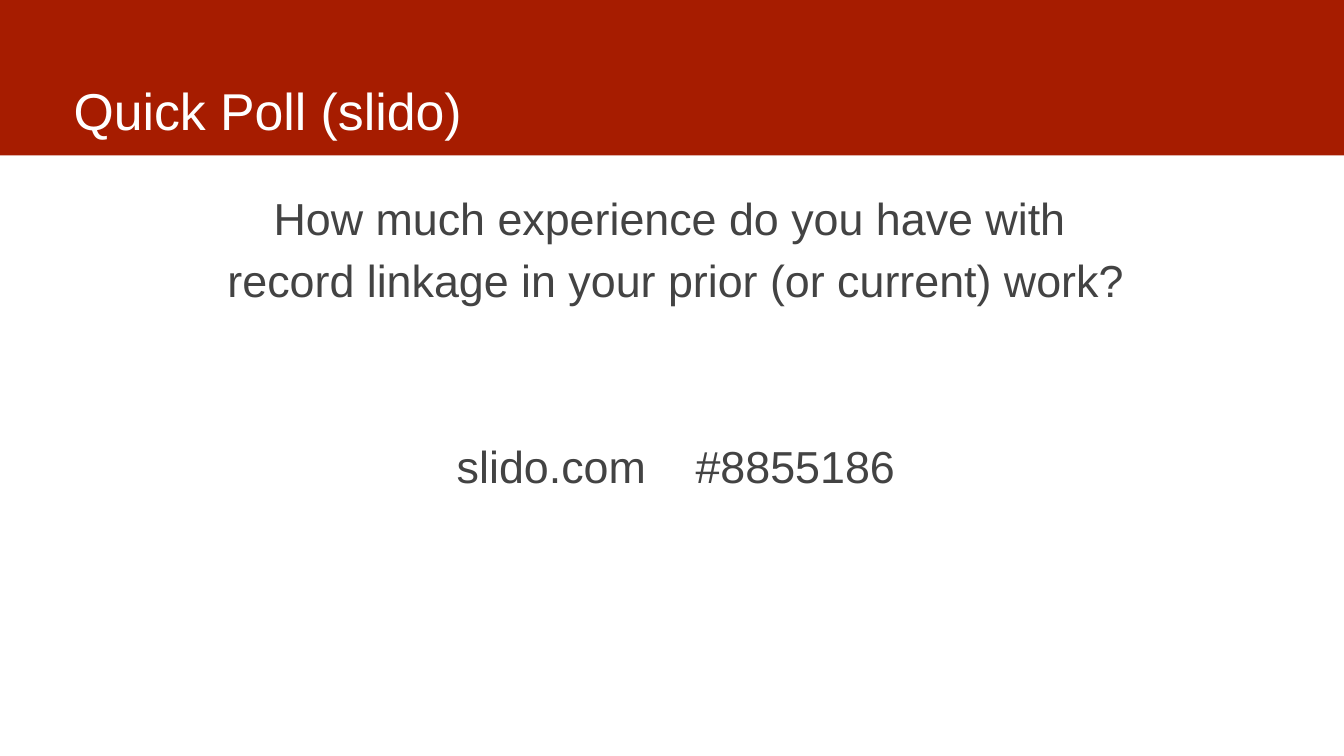
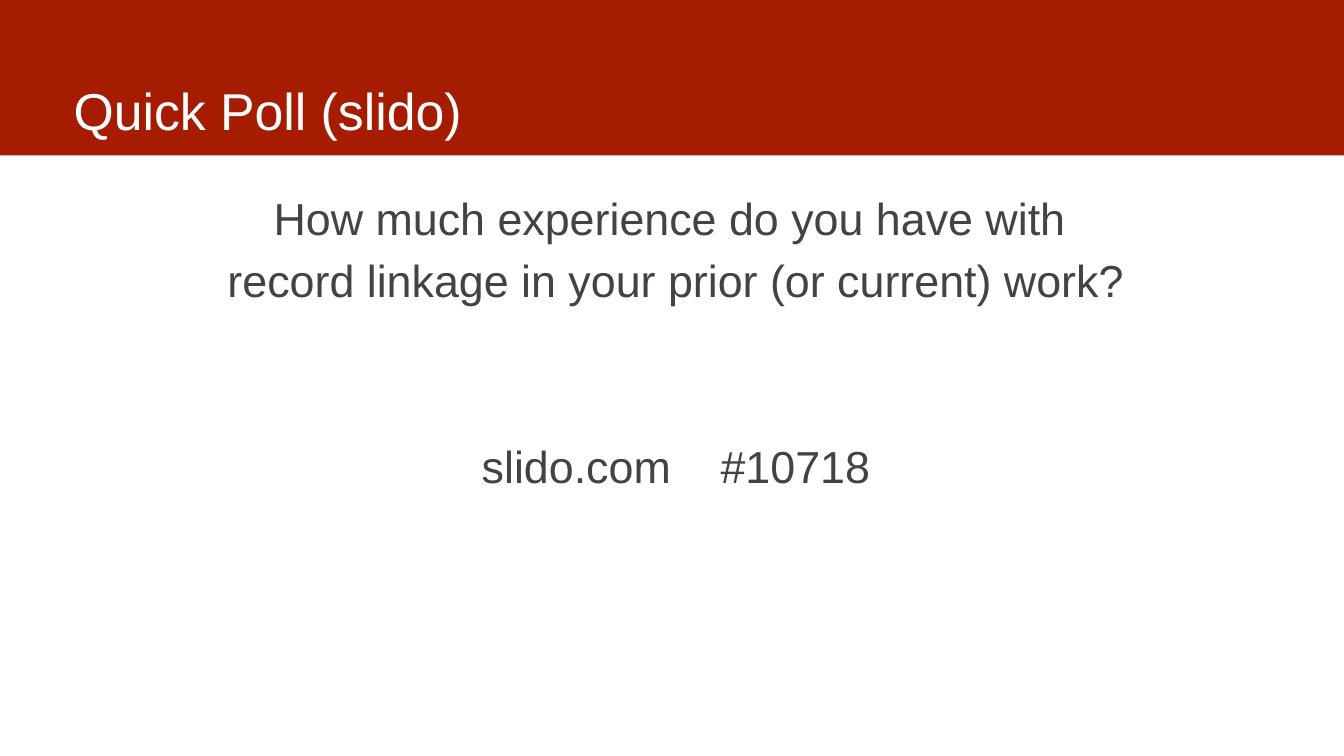
Before and after one commit to dssg/MLinPractice, a slide deck: slide 14 of Lectures/Lecture3-Data.pptx (slide 13 before the commit). Drawn at 1344x756 pixels with LibreOffice and Linux fonts; fonts in the diff are those of the drawing. Boxes give left, top, right and bottom in pixels: in the first picture for what was removed or moved away, otherwise in the second. Text is boxed around its words. In the diff, an @@ line names an element or a change of style, - is before the commit and + after.

```diff
--- a/Lectures/Lecture3-Data.pptx
+++ b/Lectures/Lecture3-Data.pptx
@@ text at <box>482,450,870,484</box>: text changed @@
-slido.com #8855186
+slido.com #10718
```
Also in this commit, not shown: 5 other slides changed, 1 slide added.
